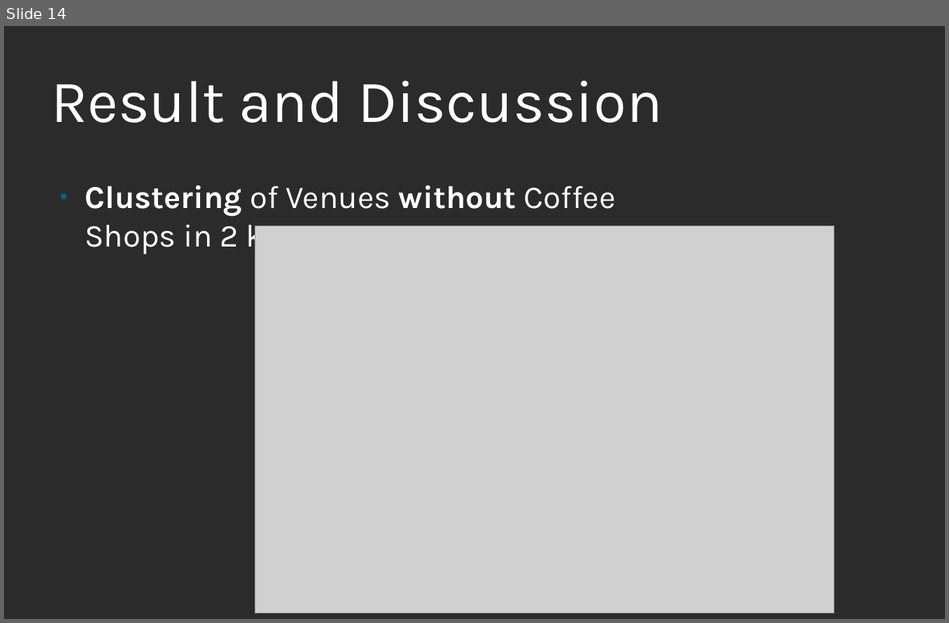
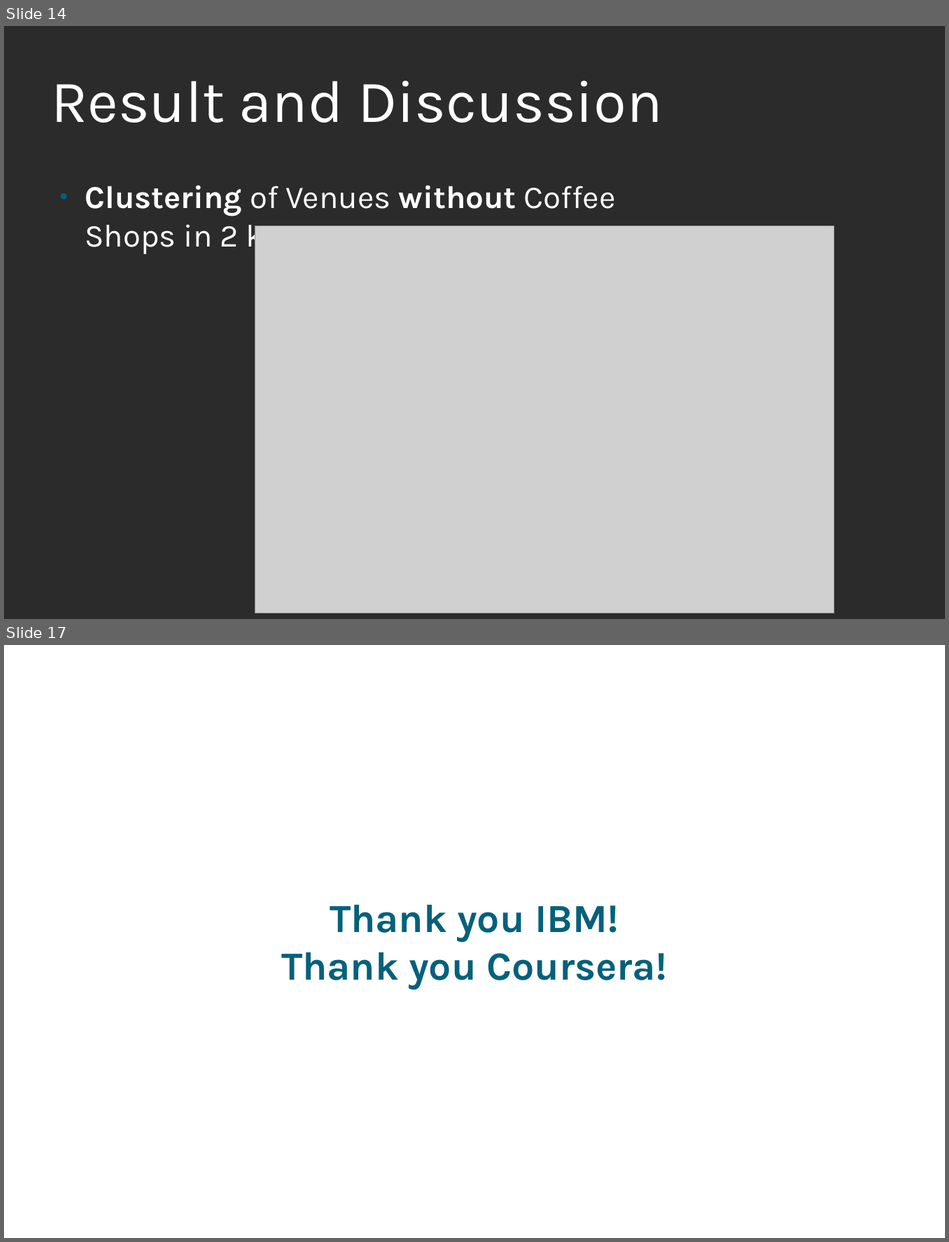
Before and after one commit to Abdurahman-Amat/Coursera_Capstone, a slide deck: Presentation_Capstone.odp. Shown one above the other, each under a label of ours: slide 14 before the commit, slides 14 and 17 after it; the slides between them are not shown. The pictures are 949x623 and 949x1242 pixels, drawn with LibreOffice and Linux fonts; fonts in the diff are those of the drawing; grey boxes stand for pictures; background and template pictures are left out; a plain dark background stands for a picture behind light text. Boxes give left, top, right and bottom in pixels: in the first picture for what was removed or moved away, otherwise in the second. Text is boxed around its words. In the diff, an @@ line names an element or a change of style, - is before the commit and + after.

```diff
--- a/Presentation_Capstone.odp
+++ b/Presentation_Capstone.odp
@@ slide 17 added at box(4, 645, 945, 1238), background picture (left out) @@
@@ subtitle added at box(281, 905, 667, 989), 40 pt, text #04617B, bold @@
+Thank you IBM!
+Thank you Coursera!
```
Also in this commit, not shown: 1 slide changed, 1 other slide added, 1 slide removed, 4 other files.
